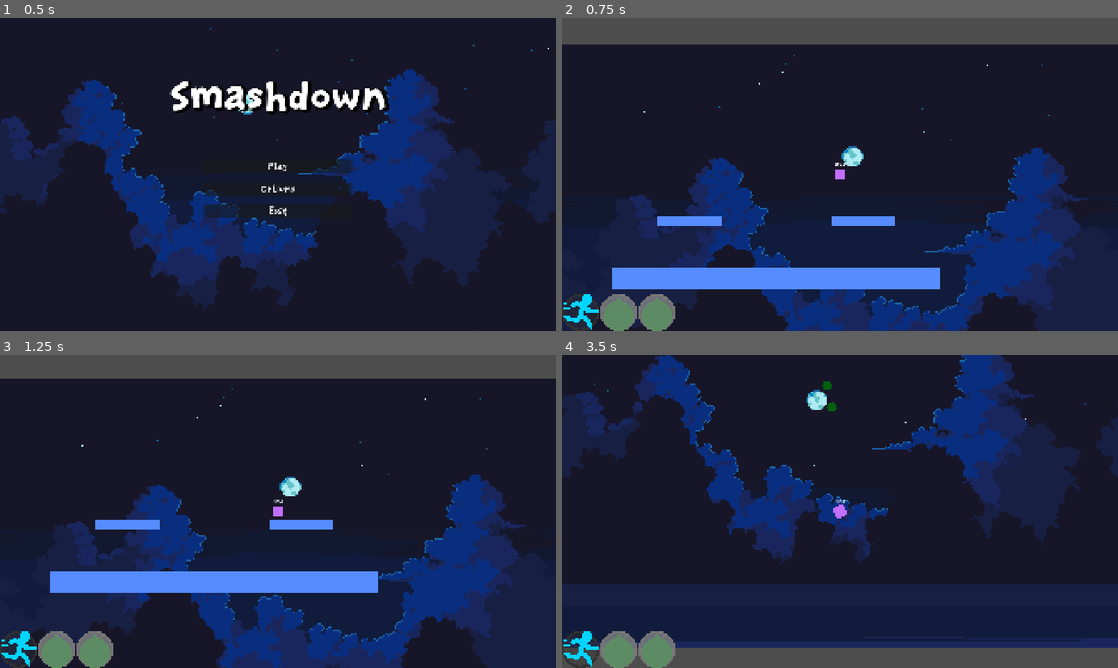
Above: before the commit, frames 1-4 (two rows, left to right).
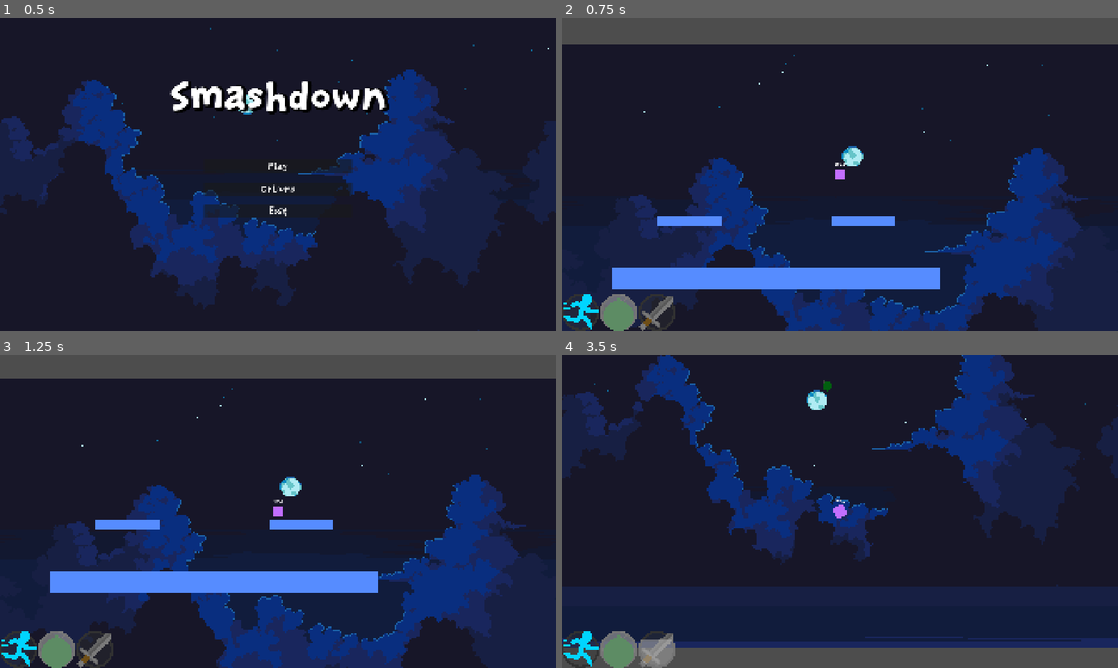
Above: after the commit, the same moments.

Repository: BoppleOpple/beat-the-clock
Game: Godot game, scene res://ui/main_menu/main_menu.tscn
Two runs of this game, one before a commit and one after it. Both use one fixed random seed, a clock stepped at 60 frames per second and the inputs below.
Inputs (mouse positions are in pixels of both pictures, inside the frame that each line leads up to):
- Up to frame 1 (0.5 s): no input
- Up to frame 2 (0.75 s): click "Play" at 0.5 s
- Up to frame 3 (1.25 s): no input
- Up to frame 4 (3.5 s): move the mouse to (840, 511) at 1.27 s; press the mouse at (840, 511) at 1.28 s; hold D (gameplay_right) 1.28-2.03 s; tap Space (gameplay_jump) at 1.52, 2.27 s; move the mouse to (728, 527) at 2.02 s; release the mouse at (728, 527) at 2.03 s; hold A (gameplay_left) 2.03-2.78 s; tap Middle mouse button (gameplay_ability_middle) at 2.1 s; click (728, 527) at 2.17 s; move the mouse to (895, 442) at 2.77 s; hold D (gameplay_right) from 2.78 s (still down); right-click (895, 442) at 2.85 s; click (895, 442) at 2.92 s

Frame 1 is identical in both runs. In frame 2, 0.6% of the frame differs, in the area x 13-21%, y 88-100%; in frame 3, 0.6%; in frame 4, 1.6%, in the area x 0-100%, y 0-100%.

Commit message:
feat: add sword slash visual

Diff:
--- a/global/PlayerData.gd
+++ b/global/PlayerData.gd
@@ -20,7 +20,7 @@
 @export var timer: float = 0.0
 @export var ability_1: Ability = Ability.DASH
 @export var ability_2: Ability = Ability.GRENADE
-@export var ability_3: Ability = Ability.GRENADE
+@export var ability_3: Ability = Ability.SWORD
 @export var ability_c: Ability = Ability.DASH
 @export var ability_1_cooldown: float = 0.0
 @export var ability_2_cooldown: float = 0.0
--- a/player/player.gd
+++ b/player/player.gd
@@ -23,6 +23,8 @@
 const GRENADE_VELOCITY_SCALE: float = 500.0
 
 const PLAYER_TIMER_OFFSET: Vector2 = Vector2(-30,-25)
+
+const SWORD_POMMEL_DISTANCE: float = 20.0
 
 ###########
 # GLOBALS #
@@ -106,7 +108,7 @@
 		PlayerData.Ability.DASH:
 			_perform_dash()
 		PlayerData.Ability.SWORD:
-			pass
+			_slash()
 		PlayerData.Ability.GRENADE:
 			_throw_grenade()
 
@@ -123,6 +125,21 @@
 	vel += self.linear_velocity
 
 	emit_signal("throw_grenade", pos, vel)
+
+func _slash() -> void:
+	$SwordAnchor.position = get_mouse_direction() * SWORD_POMMEL_DISTANCE
+	var sword_rotation = get_mouse_direction().angle()
+
+	$SwordAnchor.rotation = sword_rotation
+	if abs(sword_rotation) < PI/2:
+		$SwordAnchor/SwordSlash.position.y = -abs($SwordAnchor/SwordSlash.position.y)
+		$SwordAnchor/SwordSlash.flip_v = false
+	else:
+		$SwordAnchor/SwordSlash.position.y = abs($SwordAnchor/SwordSlash.position.y)
+		$SwordAnchor/SwordSlash.flip_v = true
+
+	$SwordAnchor/SwordSlash.visible = true
+	$SwordAnchor/SwordSlash.play("default")
 
 func get_mouse_direction() -> Vector2:
 	return (get_global_mouse_position() - self.position).normalized()
@@ -176,6 +193,10 @@
 func _on_coyote_timer_timeout() -> void:
 	is_on_ground = false
 
+func _on_sword_slash_animation_finished() -> void:
+	$SwordAnchor/SwordSlash.visible = false
+	$SwordAnchor/SwordSlash.stop()
+
 ####################
 # OUTGOING SIGNALS #
 ####################
--- a/player/player.tscn
+++ b/player/player.tscn
@@ -2,6 +2,13 @@
 
 [ext_resource type="Script" uid="uid://dnxrn16ekf7c4" path="res://player/player.gd" id="1_oul6g"]
 [ext_resource type="LabelSettings" uid="uid://drbt3tyycf7fi" path="res://assets/fonts/Default.tres" id="2_rkbax"]
+[ext_resource type="Texture2D" uid="uid://dx80wff5swrsb" path="res://assets/textures/sword_slash/frame0.png" id="2_rgyib"]
+[ext_resource type="Texture2D" uid="uid://bbvhyp3rc20ts" path="res://assets/textures/sword_slash/frame1.png" id="3_hg6s5"]
+[ext_resource type="Texture2D" uid="uid://drcy16s5fkool" path="res://assets/textures/sword_slash/frame2.png" id="4_8t03j"]
+[ext_resource type="Texture2D" uid="uid://bxv5qu8ebvt66" path="res://assets/textures/sword_slash/frame3.png" id="5_2ieo8"]
+[ext_resource type="Texture2D" uid="uid://s6ij4jjh6psh" path="res://assets/textures/sword_slash/frame4.png" id="6_ebec5"]
+[ext_resource type="Texture2D" uid="uid://catuyy0mef4xr" path="res://assets/textures/sword_slash/frame5.png" id="7_yllr7"]
+[ext_resource type="Texture2D" uid="uid://dmu1jd471d3qg" path="res://assets/textures/sword_slash/frame6.png" id="8_kb6p2"]
 
 [sub_resource type="PhysicsMaterial" id="PhysicsMaterial_rkbax"]
 friction = 0.2
@@ -15,6 +22,35 @@
 
 [sub_resource type="RectangleShape2D" id="RectangleShape2D_3eufj"]
 size = Vector2(42, 42)
+
+[sub_resource type="SpriteFrames" id="SpriteFrames_ikrvj"]
+animations = [{
+"frames": [{
+"duration": 1.0,
+"texture": ExtResource("2_rgyib")
+}, {
+"duration": 1.0,
+"texture": ExtResource("3_hg6s5")
+}, {
+"duration": 1.0,
+"texture": ExtResource("4_8t03j")
+}, {
+"duration": 1.0,
+"texture": ExtResource("5_2ieo8")
+}, {
+"duration": 1.0,
+"texture": ExtResource("6_ebec5")
+}, {
+"duration": 2.0,
+"texture": ExtResource("7_yllr7")
+}, {
+"duration": 1.0,
+"texture": ExtResource("8_kb6p2")
+}],
+"loop": 0,
+"name": &"default",
+"speed": 15.0
+}]
 
 [node name="Player" type="RigidBody2D" unique_id=950486434]
 physics_material_override = SubResource("PhysicsMaterial_rkbax")
@@ -98,8 +134,18 @@
 grow_horizontal = 2
 grow_vertical = 0
 alignment = 2
+[node name="SwordAnchor" type="Node2D" parent="." unique_id=1882660560]
+position = Vector2(20, 0)
+
+[node name="SwordSlash" type="AnimatedSprite2D" parent="SwordAnchor" unique_id=916335342]
+visible = false
+position = Vector2(50, -15)
+sprite_frames = SubResource("SpriteFrames_ikrvj")
+frame = 4
+frame_progress = 0.7358051
 
 [connection signal="input_event" from="." to="." method="_on_input_event"]
 [connection signal="body_exited" from="JumpCollisionBelow" to="." method="_on_jump_collision_below_body_exited"]
 [connection signal="body_entered" from="JumpCollisionNearby" to="." method="_on_jump_collision_nearby_body_entered"]
 [connection signal="timeout" from="Timers/CoyoteTimer" to="." method="_on_coyote_timer_timeout"]
+[connection signal="animation_finished" from="SwordAnchor/SwordSlash" to="." method="_on_sword_slash_animation_finished"]
Binary file added: assets/textures/sword_slash/frame0.png
Not shown, added: assets/textures/sword_slash/frame0.png.import
Binary file added: assets/textures/sword_slash/frame1.png
Not shown, added: assets/textures/sword_slash/frame1.png.import
Binary file added: assets/textures/sword_slash/frame2.png
Not shown, added: assets/textures/sword_slash/frame2.png.import
Binary file added: assets/textures/sword_slash/frame3.png
Not shown, added: assets/textures/sword_slash/frame3.png.import
Binary file added: assets/textures/sword_slash/frame4.png
Not shown, added: assets/textures/sword_slash/frame4.png.import
Binary file added: assets/textures/sword_slash/frame5.png
Not shown, added: assets/textures/sword_slash/frame5.png.import
(and 4 more such lines)
